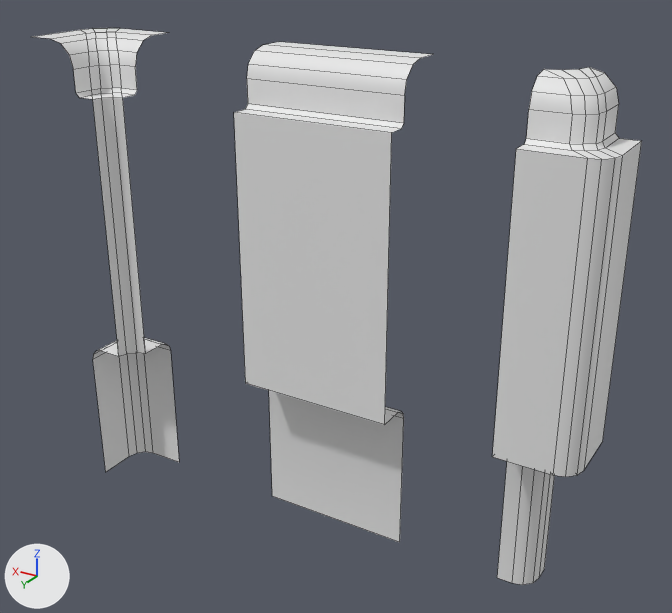
The FBX model Proeve/Assets/Cooking game/Props/walls.fbx, before and after one commit.
One viewpoint serves both versions: a 50 mm lens placed at (-1.83, 5.34, 4.54), pointed at (1.39, -0.03, 1.85). Lighting does not change. The marker at lower left points along +X, +Y and +Z. Mesh edges are drawn as thin lines. Where no turn or scale is listed for an object, it has been applied to the vertices.

Before the edit, the objects in view are built like this:
```python
me_mesh = bpy.data.meshes.new('Mesh')
me_mesh.from_pydata(...)  # 28 vertices, 13 faces; spans x -0.6..0.6, y -0.26..0.3, z 0.0..3.66
me_mesh_001 = bpy.data.meshes.new('Mesh.001')
me_mesh_001.from_pydata(...)  # 80 vertices, 63 faces; spans x 0.05..0.76, y -0.31..0.4, z -0.6..3.06
me_mesh_002 = bpy.data.meshes.new('Mesh.002')
me_mesh_002.from_pydata(...)  # 76 vertices, 60 faces; spans x -0.57..0.0, y -0.27..0.3, z 0.0..3.66
ob_corner = bpy.data.objects.new('corner', me_mesh_002)
ob_corner.location = (-0.004, 0.0, 0.0)
ob_wall_normal = bpy.data.objects.new('wall_normal', me_mesh)
ob_wall_normal.location = (1.4, 0.0, 0.0)
ob_wall_normal_1 = bpy.data.objects.new('wall_normal_1', me_mesh_001)
ob_wall_normal_1.location = (2.95, 0.05, 0.6)
```
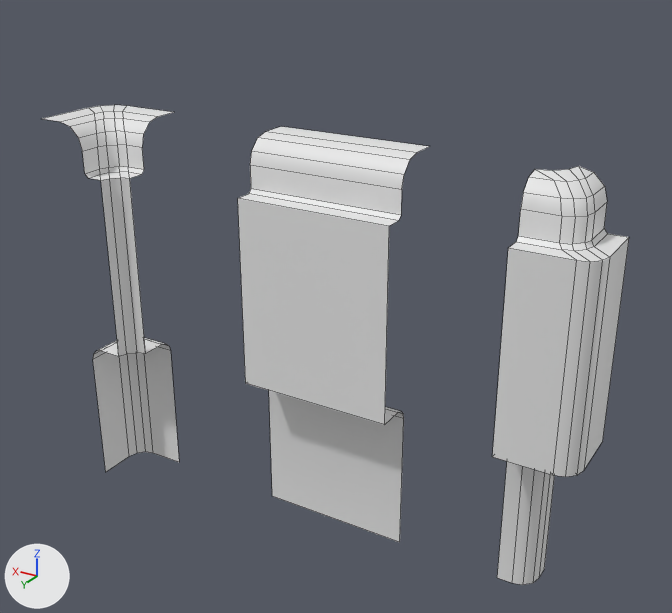
Pixel boxes [x1, y1, x2, y2] of what changed, in the pictures (672 x 613 px; the box of a moved part takes in the faces that stretch with it):
'wall_normal', reshaped (17% shorter): before [234, 42, 434, 542]; after [238, 127, 430, 542]
'corner', reshaped (9% narrower, 19% shorter): before [492, 67, 642, 585]; after [492, 166, 629, 585]
'wall_normal_1', reshaped (6% narrower, 17% shorter): before [33, 28, 179, 472]; after [42, 105, 179, 472]
part 1 of me_mesh_001, moved or reshaped: before [33, 28, 168, 221]; after [42, 105, 174, 221]
part 2 of me_mesh, moved or reshaped: before [234, 42, 434, 395]; after [238, 127, 430, 395]
part 3 of me_mesh_002, moved or reshaped: before [500, 67, 642, 359]; after [500, 166, 629, 359]

Edits to the bpy script that builds the scene:
```text
Change me_mesh_001:
    where me_mesh_001.from_pydata(...)  # 80 vertices, 63 faces; spans x 0.05..0.76, y -0.31..0.4, z -0.6..3.06
    used by ob_wall_normal_1; location = (2.95, 0.05, 0.6)
    me_mesh_001 part 1: all 46 vertices in x 0.05..0.76, y -0.31..0.4, z 2.66..3.06 are moved by (0.0, 0.0, -0.6)
Change me_mesh_002:
    where me_mesh_002.from_pydata(...)  # 76 vertices, 60 faces; spans x -0.57..0.0, y -0.27..0.3, z 0.0..3.66
    used by ob_corner; location = (-0.004, 0.0, 0.0)
    me_mesh_002 part 3: all 40 vertices in x -0.57..0.0, y -0.27..0.3, z 3.26..3.66 are moved by (0.0, 0.0, -0.6)
Change me_mesh:
    where me_mesh.from_pydata(...)  # 28 vertices, 13 faces; spans x -0.6..0.6, y -0.26..0.3, z 0.0..3.66
    used by ob_wall_normal; location = (1.4, 0.0, 0.0)
    me_mesh part 2: all 16 vertices in x -0.6..0.6, y -0.26..0.3, z 3.26..3.66 are moved by (0.0, 0.0, -0.6)
```
